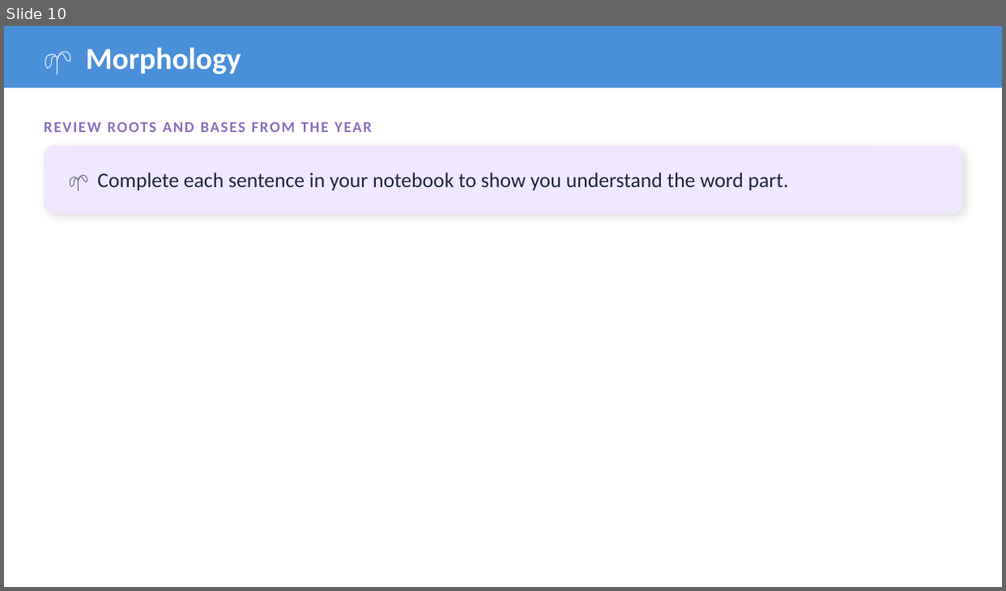
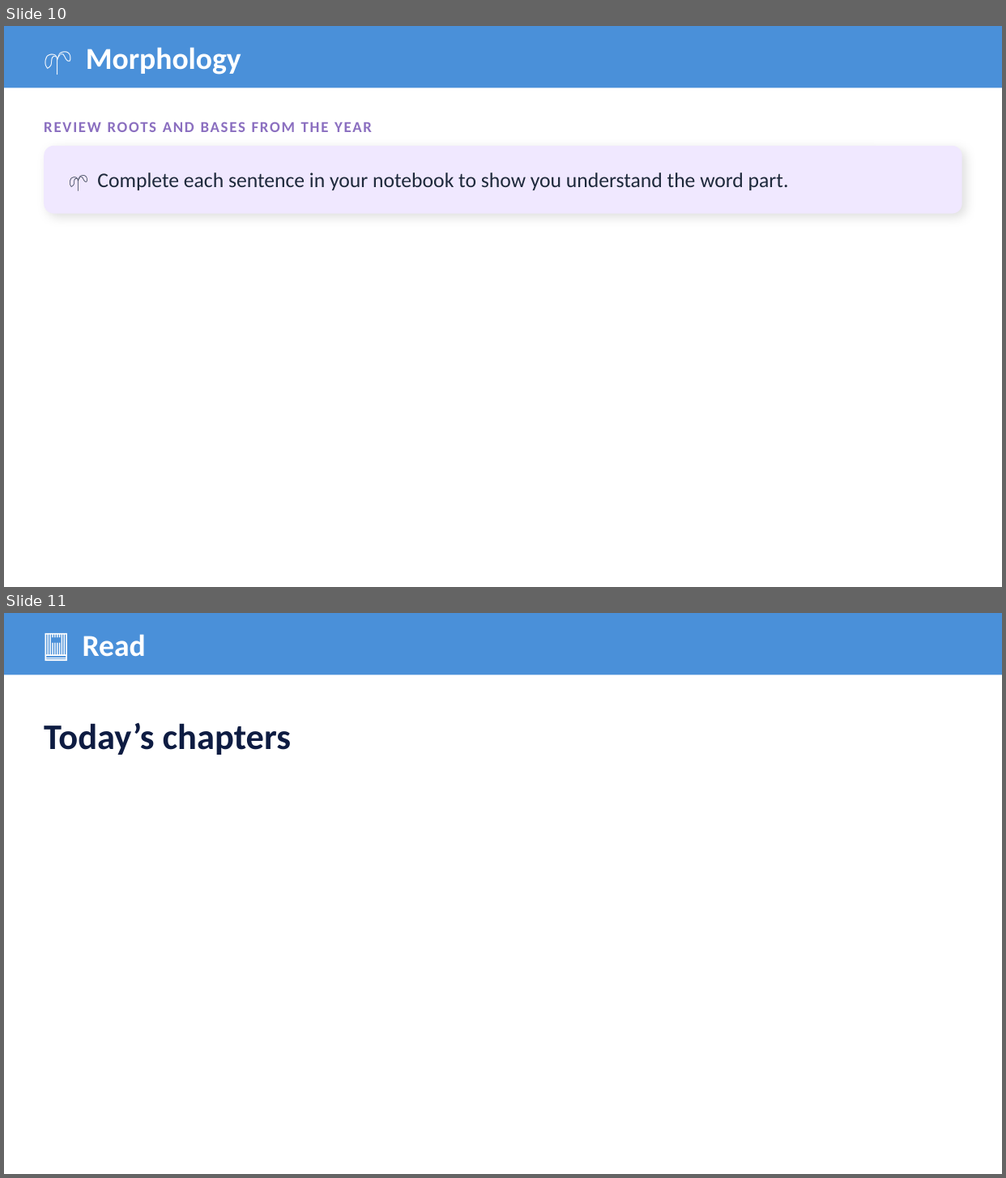
Before and after one commit to optimaondemand/optima-3rd-ela, a slide deck: Planning docs/Slides/lesson-30-4-teacher-slides.pptx. Shown one above the other, each under a label of ours: slide 10 before the commit, slides 10 and 11 after it. The pictures are 1006x591 and 1006x1178 pixels, drawn with LibreOffice and Linux fonts; fonts in the diff are those of the drawing. Boxes give left, top, right and bottom in pixels: in the first picture for what was removed or moved away, otherwise in the second. Text is boxed around its words. In the diff, an @@ line names an element or a change of style, - is before the commit and + after.

```diff
--- a/Planning docs/Slides/lesson-30-4-teacher-slides.pptx
+++ b/Planning docs/Slides/lesson-30-4-teacher-slides.pptx
@@ slide 11 added at box(4, 613, 1002, 1174), background #FFFFFF @@
@@ rectangle added at box(4, 613, 1002, 675), fill #4A90D9 @@
@@ text added at box(83, 634, 146, 657), 22 pt, text #FFFFFF, bold @@
+📕 Read
@@ text added at box(44, 723, 291, 755), 26 pt, text #0E1C42, bold @@
+Today’s chapters
```
Also in this commit, not shown: 2 slides changed, 1 slide removed, 41 other files.
